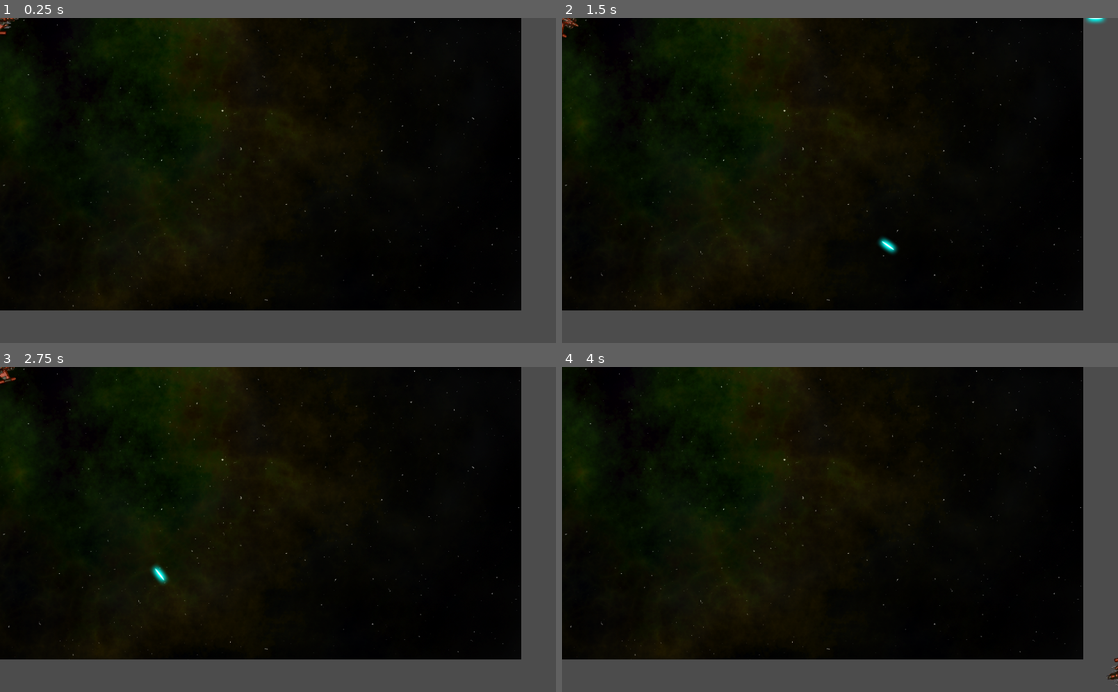
Above: before the commit, frames 1-4 (two rows, left to right).
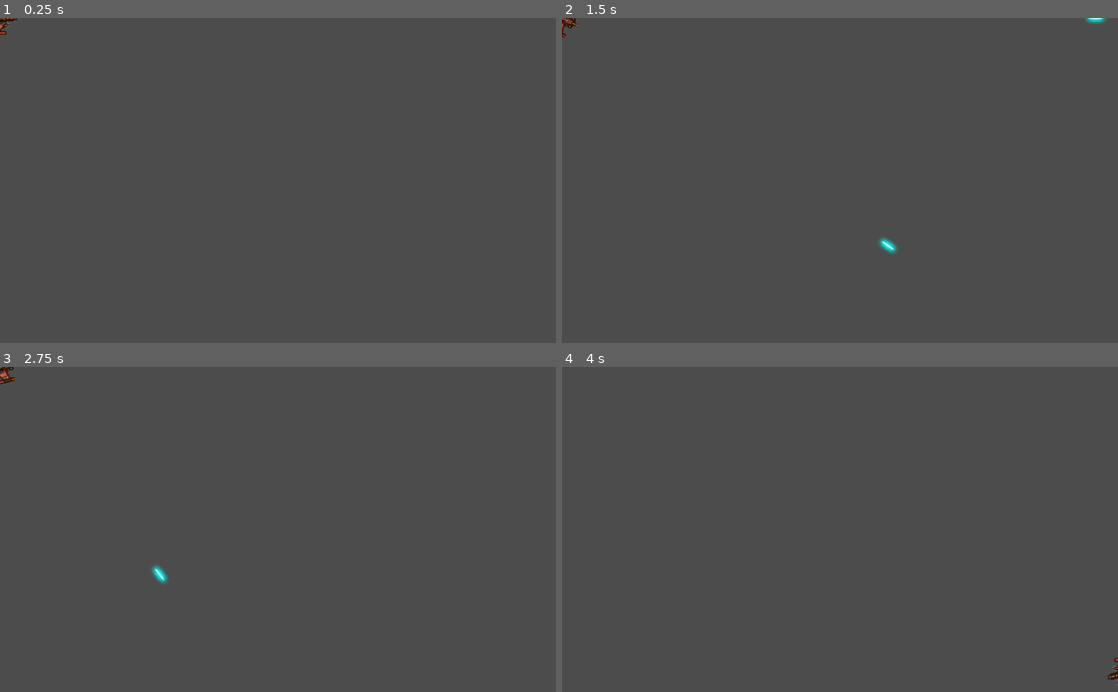
Above: after the commit, the same moments.

Repository: arch13b4ld/godot-game-engine-projects
Game: Godot game, scene res://data/Main.tscn
The game is run twice, just before and just after one commit, with the same random seed, the same clock (stepped at 60 frames per second) and the same inputs.
Inputs:
- Up to frame 1 (0.25 s): no input
- Up to frame 2 (1.5 s): tap Enter at 0.5 s; hold Right (rotate_right) 0.53-1.28 s; hold Space (shoot) 0.53-1.28 s; hold Left (rotate_left) from 1.28 s (still down); tap Space (shoot) at 1.35 s
- Up to frame 3 (2.75 s): release Left (rotate_left) at 2.03 s; hold Right (rotate_right) from 2.03 s (still down); hold Space (shoot) from 2.03 s (still down)
- Up to frame 4 (4 s): release Right (rotate_right) at 2.78 s; release Space (shoot) at 2.78 s; hold W (thrust) 2.78-3.53 s; tap Space (shoot) at 2.85, 3.5 s; hold Left (rotate_left) from 3.53 s (still down); hold Space (shoot) from 3.53 s (still down)

The runs differ from the first frame. In frame 1, 84% of the frame differs, in the area x 0-94%, y 0-90%; in frame 2, 84%; in frame 3, 84%; in frame 4, 84%.

Commit message:
Ädded Rocks container to Main scene

Diff:
--- a/04-space-rocks/data/Main.tscn
+++ b/04-space-rocks/data/Main.tscn
@@ -1,14 +1,27 @@
-[gd_scene load_steps=4 format=2]
+[gd_scene load_steps=5 format=2]
 
 [ext_resource path="res://data/player/Player.tscn" type="PackedScene" id=1]
 [ext_resource path="res://assets/space_background.png" type="Texture" id=2]
 [ext_resource path="res://data/Main.gd" type="Script" id=3]
 
+[sub_resource type="Curve2D" id=1]
+_data = {
+"points": PoolVector2Array( 0, 0, 0, 0, -960, -544, 0, 0, 0, 0, -960, 544, 0, 0, 0, 0, 960, 544, 0, 0, 0, 0, 960, -544, 0, 0, 0, 0, -960, -544 )
+}
+
 [node name="Main" type="Node"]
 script = ExtResource( 3 )
 
 [node name="Background" type="Sprite" parent="."]
+visible = false
 texture = ExtResource( 2 )
 
 [node name="Player" parent="." instance=ExtResource( 1 )]
+
+[node name="PathRock" type="Path2D" parent="."]
+curve = SubResource( 1 )
+
+[node name="RockSpawn" type="PathFollow2D" parent="PathRock"]
+position = Vector2( -960, -544 )
+rotation = 1.5708
 [connection signal="shoot" from="Player" to="." method="_on_Player_shoot"]
